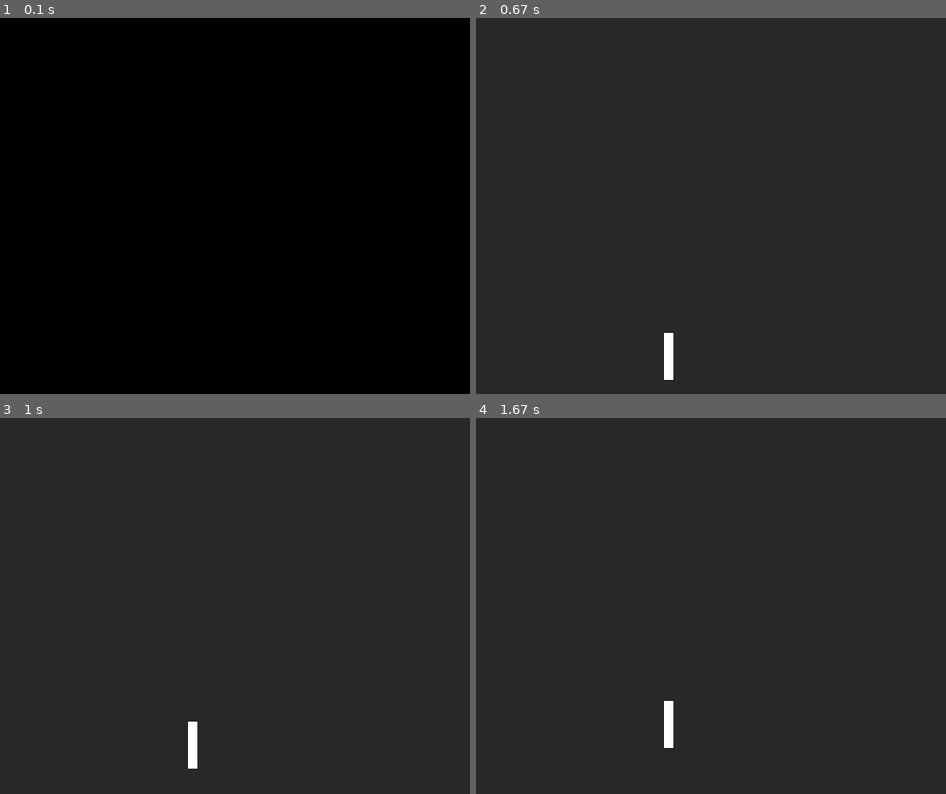
Above: before the commit, frames 1-4 (two rows, left to right).
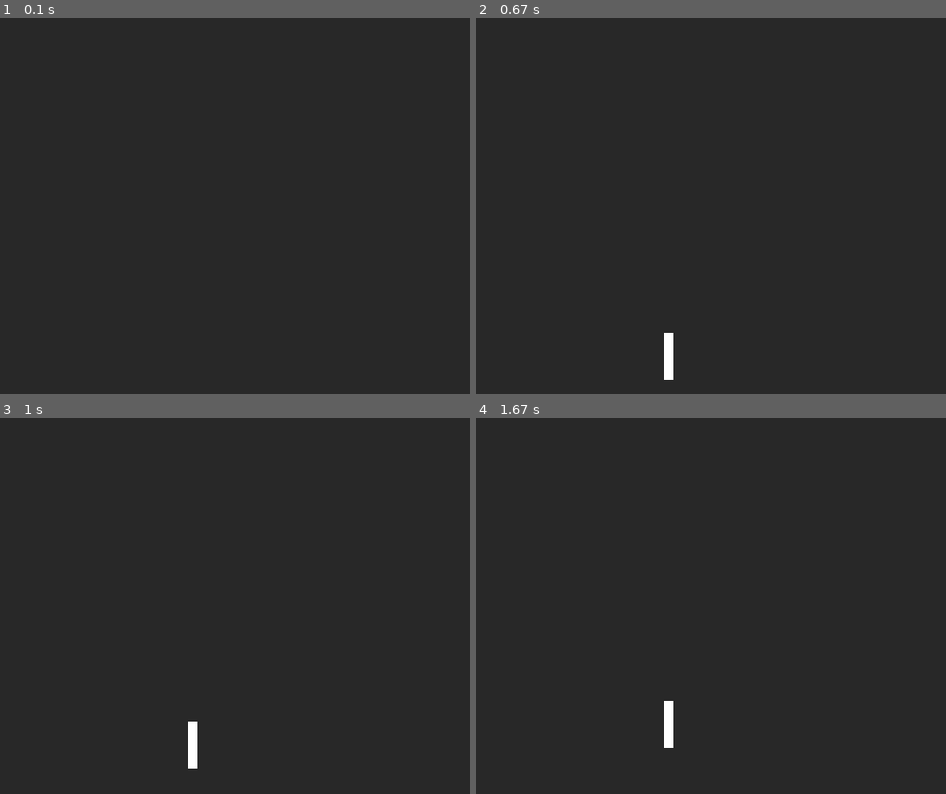
Above: after the commit, the same moments.

Repository: eleanoreclark/Per3_eleanore_pygame
Game: pygame game, started from game.py
Same seed, same stepped clock (60 frames per second), same inputs: the game is played once before the commit and once after it.
Inputs:
- Up to frame 1 (0.1 s): no input
- Up to frame 2 (0.67 s): tap Space at 0.33 s
- Up to frame 3 (1 s): no input
- Up to frame 4 (1.67 s): no input

The runs differ from the first frame. In frame 1, 100% of the frame differs, in the area x 0-100%, y 0-100%; in frame 2, nothing differs; in frame 3, nothing differs; in frame 4, nothing differs.

Commit message:
he jumps! but it takes all his concentration, and the world stops while he does it [EDIT FOR COMMENTS/ORGANIZATION]

Diff:
--- a/game.py
+++ b/game.py
@@ -8,27 +8,29 @@
 running = True
 drawn = False
 
-
+#make the player:
 surf = pygame.Surface((10, 50))
 surf.fill((255, 255, 255))
 surf.set_colorkey((255,0,0))
+
+
+screen.fill((40, 40, 40))
+
 
 def jump():
 	ycoord = screen_height - 50
 
 	for i in range(1,2500,1):
-
-		ycoord = (ycoord**0.9997)#/2 #-(10/(i/2))
-
 		screen.fill((40, 40, 40))
+		ycoord = (ycoord**0.9997)
 		screen.blit(surf, (200,(ycoord)))
 
 		print(ycoord)
 		pygame.display.flip()
 
 	for i in range(1,2500,1):
-		ycoord = (ycoord**1.0003)#/2 #(10 * (i/2) )
 		screen.fill((40, 40, 40))
+		ycoord = (ycoord**1.0003)
 		screen.blit(surf, (200,(ycoord)))
 
 		print(ycoord)
@@ -47,8 +49,6 @@
 		print("jump!")
 		jump()
 
-
-
 	blitted_player = screen.blit(surf, ( (screen_width/2) , screen_height))
 
 	#jump()
